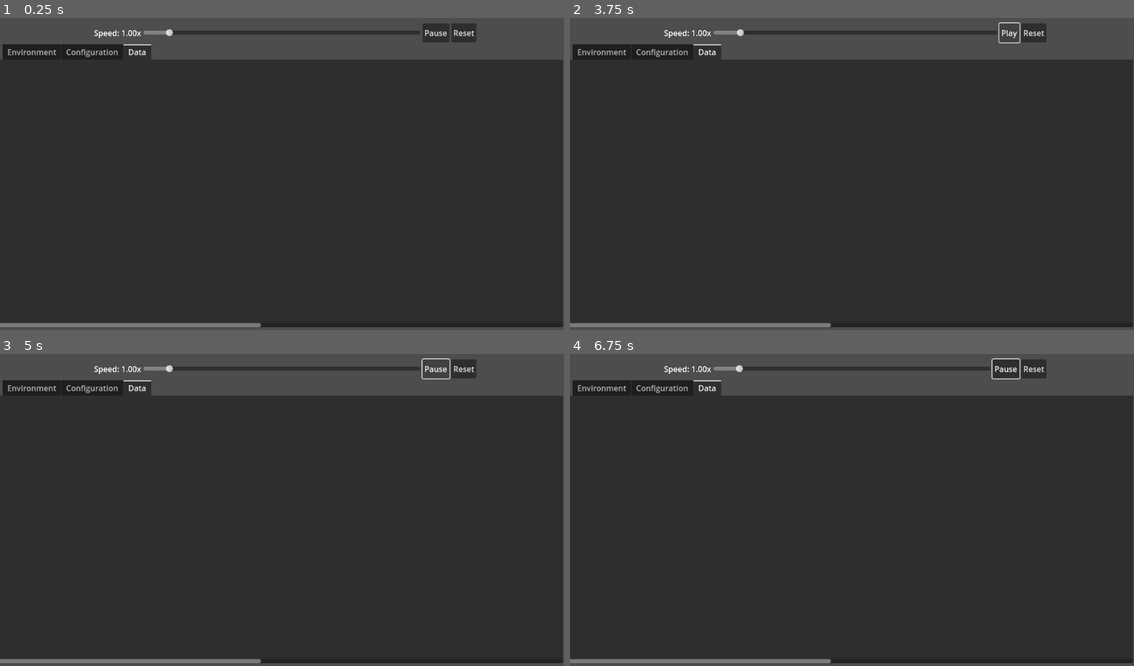
Above: before the commit, frames 1-4 (two rows, left to right).
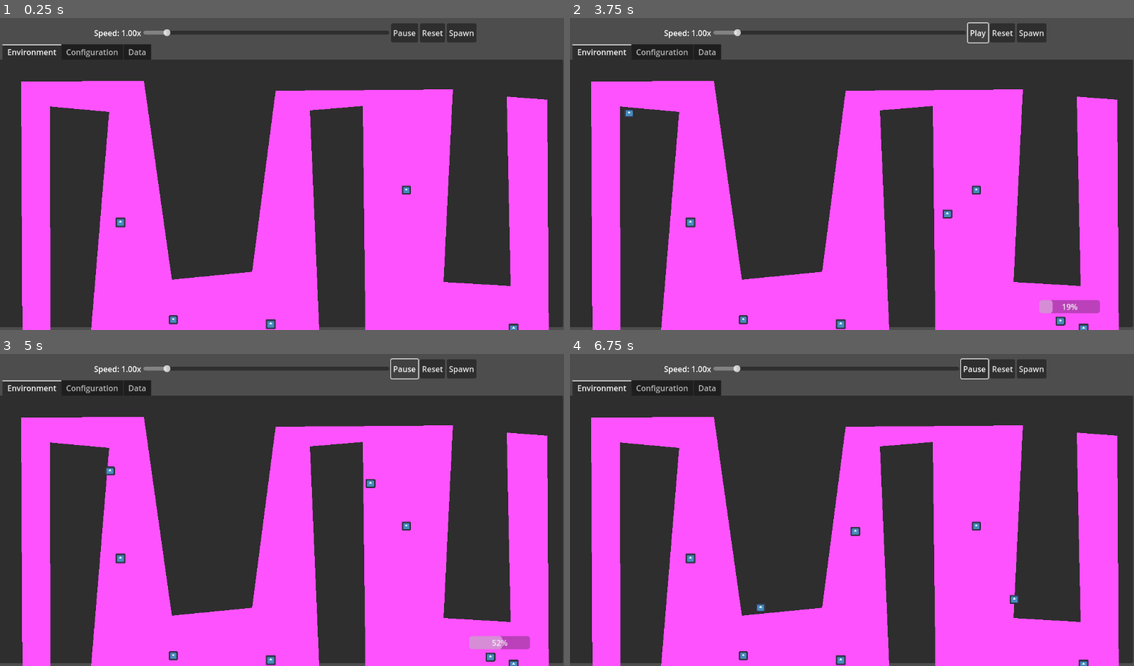
Above: after the commit, the same moments.

Repository: drewcydrew/sim-testing
Game: Godot game, scene res://World/World.tscn
Two runs of this game, one before a commit and one after it. Both use one fixed random seed, a clock stepped at 60 frames per second and the inputs below. The engine's default icon, where the game draws it, is replaced by a stand-in: a white triangle on a blue panel in a dark square.
Inputs (mouse positions are in pixels of both pictures, inside the frame that each line leads up to):
- Up to frame 1 (0.25 s): no input
- Up to frame 2 (3.75 s): click "Reset" at 0.5 s; click (1032, 33) at 1.25 s, where only the run after the commit has a clickable "Spawn"; click (1032, 33) at 2 s, where only the run after the commit has a clickable "Spawn"; click (1032, 33) at 2.75 s, where only the run after the commit has a clickable "Spawn"; click "Pause" at 3.5 s
- Up to frame 3 (5 s): click "Play" at 4.25 s
- Up to frame 4 (6.75 s): move the mouse to (976, 491) at 5.02 s; click (976, 491) at 5.17 s; move the mouse to (739, 522) at 5.77 s; click (739, 522) at 5.92 s; move the mouse to (908, 438) at 6.52 s; click (908, 438) at 6.67 s

The runs differ from the first frame. In frame 1, 43% of the frame differs, in the area x 0-98%, y 1-100%; in frame 2, 43%; in frame 3, 43%; in frame 4, 43%.

Commit message:
better support for spawning and tracking multuple travellers

Diff:
--- a/Enemy/Enemy.tscn
+++ b/Enemy/Enemy.tscn
@@ -18,7 +18,6 @@
 shape = SubResource("CircleShape2D_s7bn3")
 
 [node name="NavigationAgent2D" type="NavigationAgent2D" parent="."]
-debug_enabled = true
 
 [node name="ProgressBar" type="ProgressBar" parent="."]
 visible = false
--- a/Enemy/enemy.gd
+++ b/Enemy/enemy.gd
@@ -8,6 +8,9 @@
 
 @onready var progress_bar: ProgressBar = $ProgressBar
 
+var traveller_name: String = ""
+
+
 var current_attraction: Node2D = null
 var is_visiting: bool = false
 var travelStart: float = 0.0
@@ -15,6 +18,10 @@
 
 const SPEED = 300.0
 const JUMP_VELOCITY = -400.0
+
+func set_traveller_name(n: String) -> void:
+	traveller_name = n
+
 
 func _ready():
 	call_deferred("actor_setup")
@@ -32,7 +39,7 @@
 	current_attraction = attraction
 	navigation_agent.target_position = attraction.global_position
 	travelStart = SimulationClock.now()
-	print("Heading to attraction:", attraction.name)
+	#print("Heading to attraction:", attraction.name)
 
 func _physics_process(delta: float) -> void:
 	if is_visiting or navigation_agent.is_navigation_finished():
@@ -54,18 +61,23 @@
 	velocity = Vector2.ZERO
 
 	travelFinish = SimulationClock.now()
-	print("Recording travel event from ", travelStart, " to ", travelFinish)
-	GanttHub.record("Travelling", travelStart, travelFinish, 0, Color8(52, 152, 219))
+	#print("Recording travel event from ", travelStart, " to ", travelFinish)
+	#GanttHub.record("Travelling", travelStart, travelFinish, 0, Color8(52, 152, 219))
+	print ("recording for ", traveller_name)
+	GanttHub.record_named("Travelling", travelStart, travelFinish, traveller_name, Color8(52, 152, 219))
 
-	print("Visiting attraction:", current_attraction.name)
+
+	#print("Visiting attraction:", current_attraction.name)
 	var t1: float = SimulationClock.now()
 
 	await _visit_for_sim_seconds(2.0)
 
 	var t2: float = SimulationClock.now()
-	GanttHub.record(current_attraction.name, t1, t2, 0, Color8(46, 204, 113) )
+	#GanttHub.record(current_attraction.name, t1, t2, 0, Color8(46, 204, 113) )
+	GanttHub.record_named(current_attraction.name, t1, t2, traveller_name, Color8(46, 204, 113))
 
-	print("Done visiting:", current_attraction.name)
+
+	#print("Done visiting:", current_attraction.name)
 	is_visiting = false
 	_pick_and_go_to_next_attraction()
 
--- a/Environment/environment.gd
+++ b/Environment/environment.gd
@@ -3,15 +3,20 @@
 @export var traveller_scene: PackedScene
 @export var max_travellers: int = 20
 @export var auto_spawn: bool = true
-@export var auto_spawn_interval_sec: float = 5
+@export var auto_spawn_interval_sec: float = 1000
 
 @onready var _spawn_points: Node = $SpawnPoints
 @onready var _targets_root: Node = $NavTargets
 @onready var _travellers_root: Node = $Travellers
 
+
+
+
 var _auto_timer: Timer
 var _targets: Array[Vector2] = []
 var _rng := RandomNumberGenerator.new()
+var _traveller_seq: int = 1
+
 
 signal traveller_spawned(node: Node2D)
 signal traveller_despawned(node: Node2D)
@@ -66,6 +71,13 @@
 	_travellers_root.add_child(inst)
 	inst.global_position = spawn_at
 
+	# ADD: unique, human-friendly name if not already set
+	inst.name = "Traveller_%03d" % _traveller_seq
+	inst.set_traveller_name("Traveller_%03d" % _traveller_seq)
+	_traveller_seq += 1
+	print ("created traveller: ", inst.name)
+
+
 	# Optional: hand initial targets to the traveller if it supports initialize()
 	if inst and inst.has_method("initialize"):
 		inst.initialize(_targets)
--- a/Environment/environment.tscn
+++ b/Environment/environment.tscn
@@ -6,9 +6,9 @@
 [ext_resource type="PackedScene" uid="uid://f621ws6wfyog" path="res://Attraction/attraction.tscn" id="3_2r6fk"]
 
 [sub_resource type="NavigationPolygon" id="NavigationPolygon_cmany"]
-vertices = PackedVector2Array(377, 552, 621.406, 589.141, 221.102, 554.828, 337, 552, 835.68, 41.8516, 823.719, 470, 801, 289, 801, 249, 104.008, 593.438, 48.0625, 602.281, 50.9375, 44.2188, 105.023, 93.0703, 297.133, 49.7813, 226.102, 103.859, 303.141, 487, 337, 512, 566, 487, 377, 512, 1043.08, 470, 1040.08, 73.9766, 1117.09, 81.1172, 1122.88, 607.68, 749.031, 596.289, 761, 289, 640.352, 103.711, 566, 63.2266, 751.039, 95.2031, 761, 249)
-polygons = Array[PackedInt32Array]([PackedInt32Array(0, 1, 2, 3), PackedInt32Array(4, 5, 6, 7), PackedInt32Array(8, 9, 10, 11), PackedInt32Array(11, 10, 12, 13), PackedInt32Array(13, 12, 14, 2), PackedInt32Array(3, 2, 14, 15), PackedInt32Array(15, 14, 16, 17), PackedInt32Array(18, 19, 20, 21), PackedInt32Array(18, 21, 22, 5), PackedInt32Array(23, 6, 5, 22), PackedInt32Array(0, 17, 16, 1), PackedInt32Array(24, 1, 16, 25), PackedInt32Array(24, 25, 4, 26), PackedInt32Array(26, 4, 7, 27), PackedInt32Array(22, 26, 27, 23)])
-outlines = Array[PackedVector2Array]([PackedVector2Array(38, 614, 41, 34, 307, 40, 313, 477, 556, 477, 556, 54, 846, 31, 834, 460, 1033, 460, 1030, 63, 1127, 72, 1133, 618, 739, 606, 741, 106, 650, 113, 631, 600, 211, 564, 216, 113, 115, 104, 114, 602)])
+vertices = PackedVector2Array(377, 552, 662.539, 650.258, 180.867, 617.703, 337, 552, 925.719, 64, 914.742, 461.273, 853, 287, 853, 247, 226.852, 103.93, 337, 512, 104.008, 593.438, 48.0625, 602.281, 50.9375, 44.2188, 105.023, 93.0703, 298.242, 49.7969, 353.422, 452.031, 377, 512, 522.023, 433.047, 1043.08, 470.773, 1040.08, 73.9766, 1117.09, 81.1172, 1122.88, 607.68, 749.031, 596.289, 639.602, 103.773, 564.898, 64, 751.039, 95.2031, 813, 247, 813, 287)
+polygons = Array[PackedInt32Array]([PackedInt32Array(0, 1, 2, 3), PackedInt32Array(4, 5, 6, 7), PackedInt32Array(3, 2, 8, 9), PackedInt32Array(10, 11, 12, 13), PackedInt32Array(13, 12, 14, 8), PackedInt32Array(8, 14, 15, 9), PackedInt32Array(16, 9, 15, 17), PackedInt32Array(18, 19, 20, 21), PackedInt32Array(18, 21, 22, 5), PackedInt32Array(1, 0, 16, 17), PackedInt32Array(23, 1, 17, 24), PackedInt32Array(23, 24, 4, 25), PackedInt32Array(25, 4, 7, 26), PackedInt32Array(22, 25, 26, 27), PackedInt32Array(5, 22, 27, 6)])
+outlines = Array[PackedVector2Array]([PackedVector2Array(38, 614, 41, 34, 307, 40, 362, 441, 513, 424, 556, 54, 936, 54, 925, 452, 1033, 460, 1030, 63, 1127, 72, 1133, 618, 739, 606, 741, 106, 650, 113, 673, 661, 170, 627, 216, 113, 115, 104, 114, 602)])
 
 [node name="Environment" type="Control"]
 layout_mode = 3
@@ -17,6 +17,10 @@
 traveller_scene = ExtResource("2_k8tir")
 metadata/_tab_index = 0
 
+[node name="Polygon2D" type="Polygon2D" parent="."]
+color = Color(1, 0.321569, 1, 1)
+polygon = PackedVector2Array(49, 596, 46, 45, 297, 44, 354, 450, 518, 434, 566, 64, 928, 61, 909, 455, 1046, 463, 1038, 76, 1121, 82, 1124, 605, 750, 599, 744, 95, 636, 104, 659, 647, 184, 615, 226, 107, 105, 96, 106, 591)
+
 [node name="NavigationRegion2D" type="NavigationRegion2D" parent="."]
 navigation_polygon = SubResource("NavigationPolygon_cmany")
 
@@ -24,15 +28,15 @@
 position = Vector2(357, 532)
 
 [node name="Barrier" parent="NavigationRegion2D" instance=ExtResource("1_jnhet")]
-position = Vector2(781, 269)
+position = Vector2(833, 267)
 
 [node name="NavTargets" type="Node2D" parent="."]
 
 [node name="Attraction" parent="NavTargets" groups=["attractions"] instance=ExtResource("3_2r6fk")]
-position = Vector2(1085, 464)
+position = Vector2(1052, 550)
 
 [node name="Attraction2" parent="NavTargets" groups=["attractions"] instance=ExtResource("3_2r6fk")]
-position = Vector2(301, 538)
+position = Vector2(556, 541)
 
 [node name="Attraction3" parent="NavTargets" groups=["attractions"] instance=ExtResource("3_2r6fk")]
 position = Vector2(249, 333)
--- a/Gantt/gantt.gd
+++ b/Gantt/gantt.gd
@@ -28,6 +28,28 @@
 # Each: { label: String, start: float, end: float, row: int, color: Color }
 var _events: Array[Dictionary] = []
 var _max_row: int = -1
+
+# Map row-key (e.g. traveller name) -> numeric row index
+var _row_key_to_index: Dictionary = {}
+var _row_index_to_key: Array[String] = []  # optional, useful if you later draw row labels
+
+func _get_row_index_for(key: String) -> int:
+	if _row_key_to_index.has(key):
+		return _row_key_to_index[key]
+	# Allocate a new row
+	_max_row += 1
+	var idx := _max_row
+	_row_key_to_index[key] = idx
+	_row_index_to_key.append(key)
+	_update_content_metrics() # content height may grow
+	return idx
+
+func record_event_by_key(label: String, start_time: float, end_time: float, row_key: String, color: Color = Color(0.5, 0.8, 1.0, 1.0)) -> void:
+	var row := _get_row_index_for(row_key)
+	print ("recordign to row ", row)
+	record_event(label, start_time, end_time, row, color)
+
+
 
 func _ready() -> void:
 	mouse_filter = Control.MOUSE_FILTER_STOP
@@ -69,11 +91,14 @@
 	_update_content_metrics()
 	queue_redraw()
 
-func clear() -> void:
+func clear():
 	_events.clear()
 	_max_row = -1
-	_update_content_metrics()
-	queue_redraw()
+	_row_key_to_index.clear()
+	_row_index_to_key.clear()
+	_update_content_metrics()
+	queue_redraw()
+
 
 # Keep for compatibility; sets visible domain explicitly
 func set_time_window(start_time: float, end_time: float) -> void:
--- a/Singletons/GanttHub.gd
+++ b/Singletons/GanttHub.gd
@@ -1,7 +1,8 @@
-# res://Gantt/GanttHub.gd
 extends Node
 
-var chart: Node = null  # BasicGantt or anything with record_event()
+var chart: Node = null
+
+const MAX_FALLBACK_ROWS: int = 1024
 
 func set_chart(c: Node) -> void:
 	chart = c
@@ -12,3 +13,16 @@
 func record(label: String, start_time: float, end_time: float, row: int = 0, color: Color = Color(0.5, 0.8, 1.0, 1.0)) -> void:
 	if chart and chart.has_method("record_event"):
 		chart.record_event(label, start_time, end_time, row, color)
+
+func record_named(label: String, start_time: float, end_time: float, row_key: String, color: Color = Color(0.5, 0.8, 1.0, 1.0)) -> void:
+	if not chart:
+		return
+	if chart.has_method("record_event_by_key"):
+		print ("recording event for: ", row_key)
+		chart.record_event_by_key(label, start_time, end_time, row_key, color)
+	else:
+		# Deterministic numeric fallback if the chart doesn’t support keys yet
+		# NOTE: use the global hash() and cast to int to keep types stable.
+		var hashed: int = int(hash(row_key))
+		var row: int = int(abs(hashed) % MAX_FALLBACK_ROWS)
+		chart.record_event(label, start_time, end_time, row, color)
--- a/World/World.tscn
+++ b/World/World.tscn
@@ -13,11 +13,10 @@
 offset_top = 64.0
 offset_right = 1150.0
 offset_bottom = 642.0
-current_tab = 2
+current_tab = 0
 all_tabs_in_front = true
 
 [node name="Environment" parent="TabContainer" instance=ExtResource("2_il6x7")]
-visible = false
 layout_mode = 2
 
 [node name="Configuration" type="Control" parent="TabContainer"]
@@ -26,6 +25,7 @@
 metadata/_tab_index = 1
 
 [node name="Data" type="Control" parent="TabContainer"]
+visible = false
 layout_mode = 2
 metadata/_tab_index = 2
 
@@ -51,6 +51,12 @@
 layout_mode = 2
 text = "Reset"
 
+[node name="Spawn" type="Button" parent="SimulationControls"]
+layout_mode = 2
+text = "Spawn
+"
+
 [connection signal="sim_speed_changed" from="SimulationControls" to="." method="_on_simulation_controls_sim_speed_changed"]
 [connection signal="pressed" from="SimulationControls/PlayPause" to="." method="_on_play_pause_pressed"]
 [connection signal="pressed" from="SimulationControls/Button" to="." method="_on_reset_pressed"]
+[connection signal="pressed" from="SimulationControls/Spawn" to="." method="_on_spawn_pressed"]
--- a/World/world.gd
+++ b/World/world.gd
@@ -68,3 +68,8 @@
 	if sc:
 		sc.scroll_horizontal = 0
 		sc.scroll_vertical = 0
+
+
+func _on_spawn_pressed() -> void:
+	if is_instance_valid(_env) and _env.has_method("spawn_one"):
+		_env.spawn_one()
